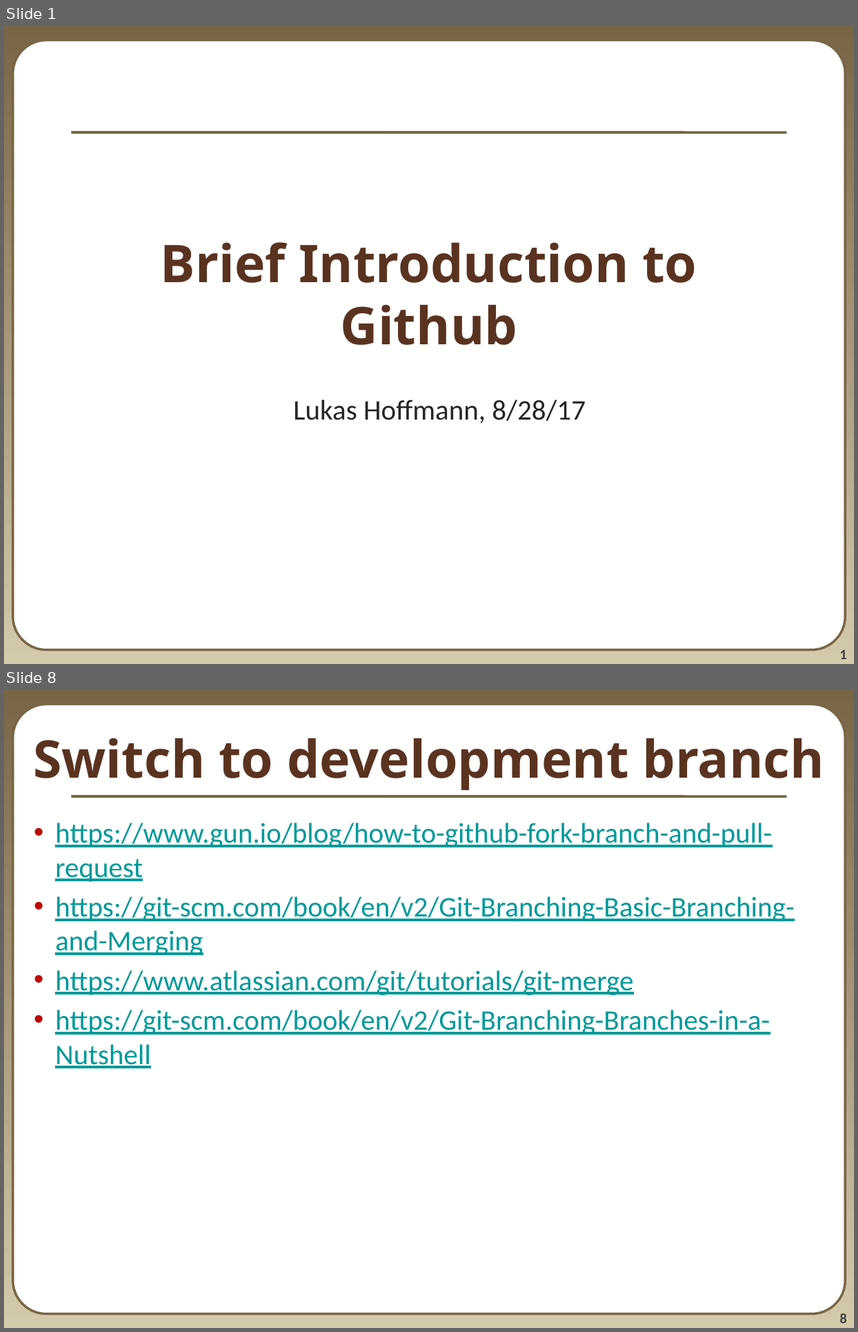
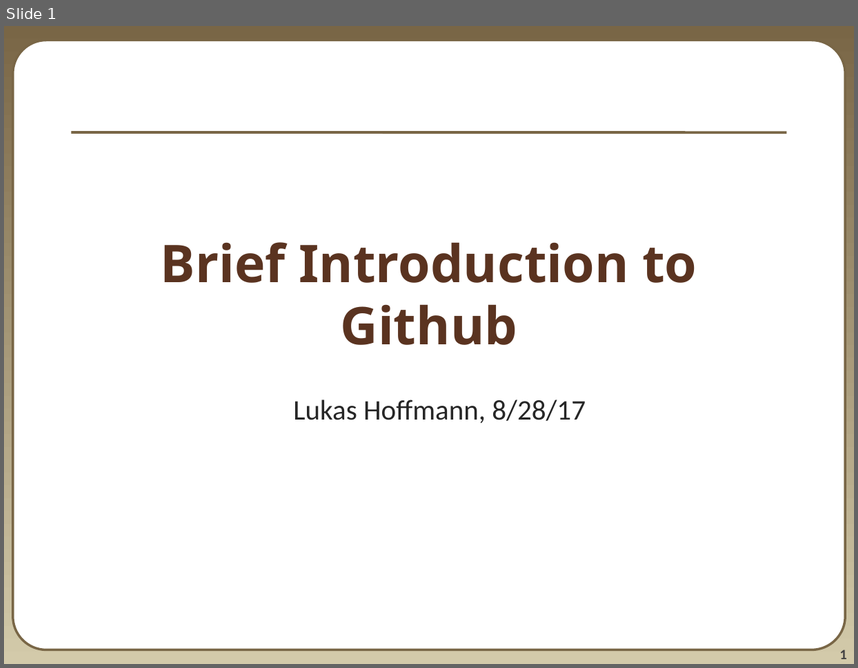
Before and after one commit to lahoffm/github_help, a slide deck: Github introduction Lukas.pptx. Shown one above the other, each under a label of ours: slides 1 and 8 before the commit, slide 1 after it; the slides between them are not shown. The pictures are 858x1332 and 858x668 pixels, drawn with LibreOffice and Linux fonts; fonts in the diff are those of the drawing. Boxes give left, top, right and bottom in pixels: in the first picture for what was removed or moved away, otherwise in the second. Text is boxed around its words. In the diff, an @@ line names an element or a change of style, - is before the commit and + after.

```diff
--- a/Github introduction Lukas.pptx
+++ b/Github introduction Lukas.pptx
@@ slide 8 removed at [4, 690, 854, 1328], background gradient #796646 to #D3CAAA; not listed: 3 template elements that a slide beside it also shows @@
@@ title removed at [33, 738, 824, 790] @@
-Switch to development branch
@@ text removed at [55, 822, 794, 1068] @@
-• https://www.gun.io/blog/how-to-github-fork-branch-and-pull-request
-• https://git-scm.com/book/en/v2/Git-Branching-Basic-Branching-and-Merging
-• https://www.atlassian.com/git/tutorials/git-merge
-• https://git-scm.com/book/en/v2/Git-Branching-Branches-in-a-Nutshell
```
Also in this commit, not shown: 12 slides changed, 5 slides added, 1 other slide removed, 2 other files.
